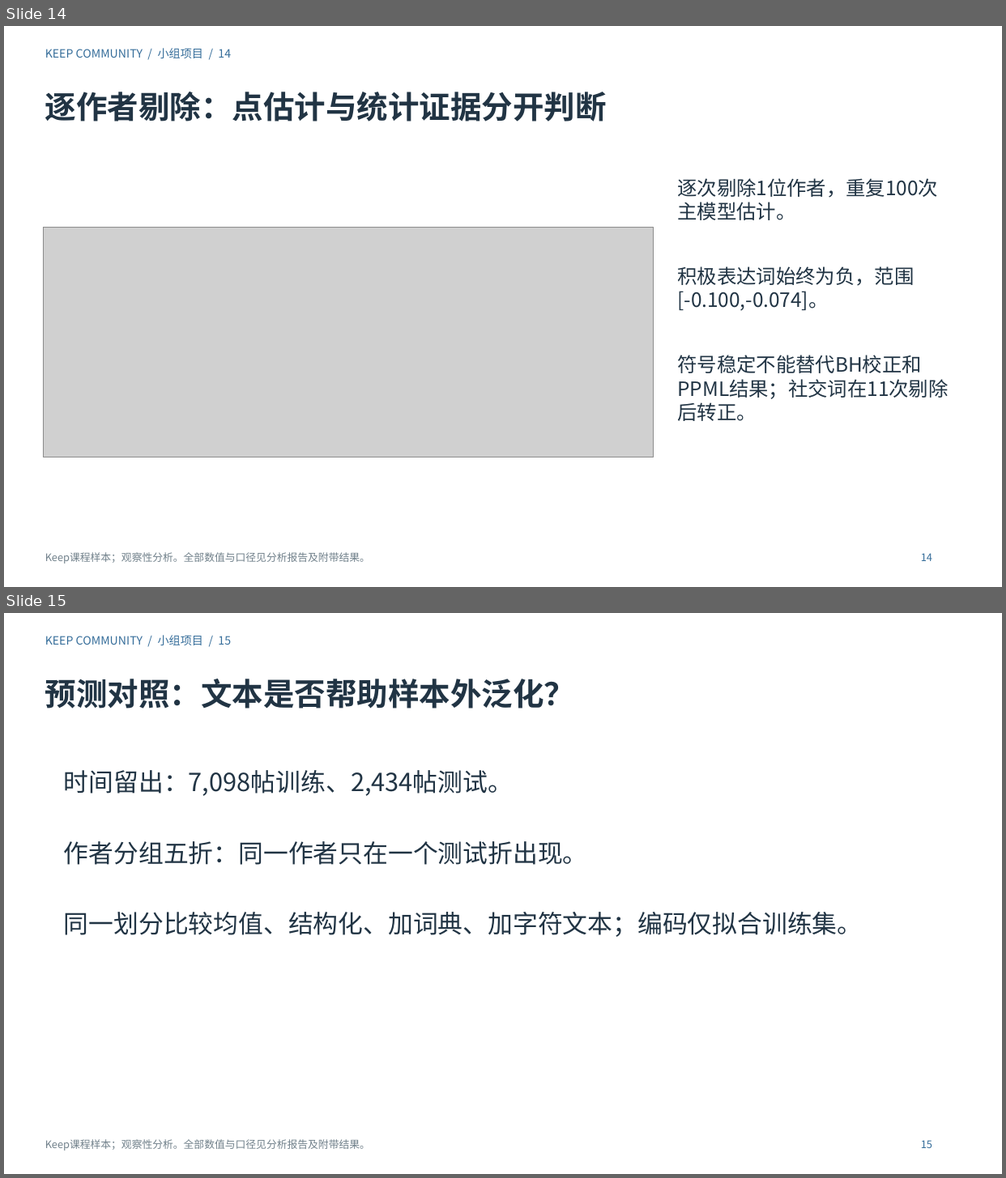
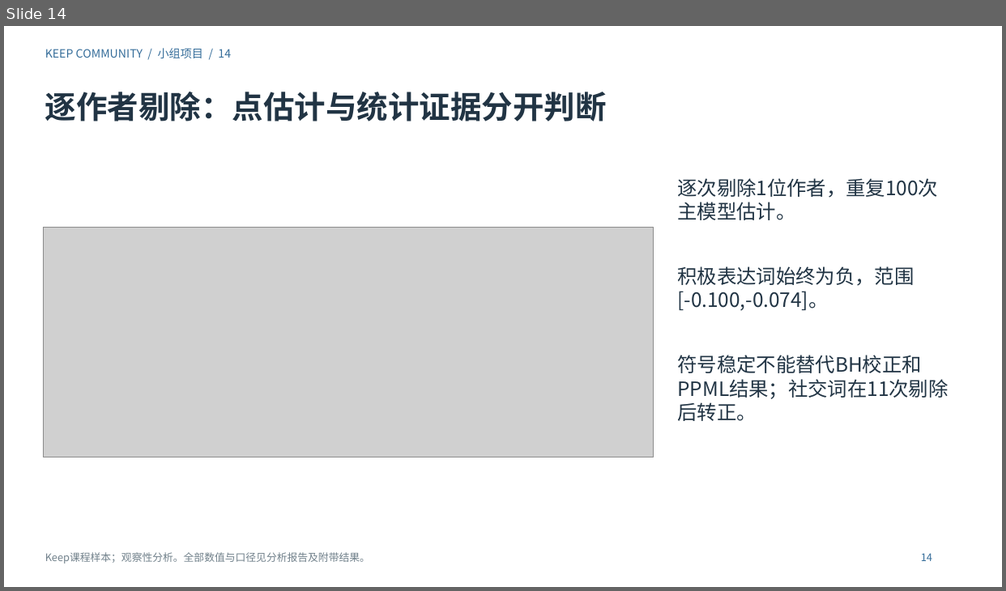
Before and after one commit to Charlie-ChenLin/keep-community-analysis, a slide deck: 演示文稿.pptx. Shown one above the other, each under a label of ours: slides 14 and 15 before the commit, slide 14 after it. The pictures are 1006x1178 and 1006x591 pixels, drawn with LibreOffice and Linux fonts; fonts in the diff are those of the drawing; grey boxes stand for pictures. Boxes give left, top, right and bottom in pixels: in the first picture for what was removed or moved away, otherwise in the second. Text is boxed around its words. In the diff, an @@ line names an element or a change of style, - is before the commit and + after.

```diff
--- a/演示文稿.pptx
+++ b/演示文稿.pptx
@@ slide 15 removed at <box>4,613,1002,1174</box>, background #FFFFFF @@
@@ text removed at <box>45,635,231,645</box> @@
-KEEP COMMUNITY / 小组项目 / 15
@@ text removed at <box>45,679,575,709</box> @@
-预测对照：文本是否帮助样本外泛化？
@@ text removed at <box>64,770,863,937</box> @@
-时间留出：7,098帖训练、2,434帖测试。
-作者分组五折：同一作者只在一个测试折出现。
-同一划分比较均值、结构化、加词典、加字符文本；编码仅拟合训练集。
@@ text removed at <box>45,1139,370,1151</box> @@
-Keep课程样本；观察性分析。全部数值与口径见分析报告及附带结果。
@@ text removed at <box>921,1140,932,1148</box> @@
-15
```
Also in this commit, not shown: 8 slides changed, 1 other slide removed, 31 other files.
